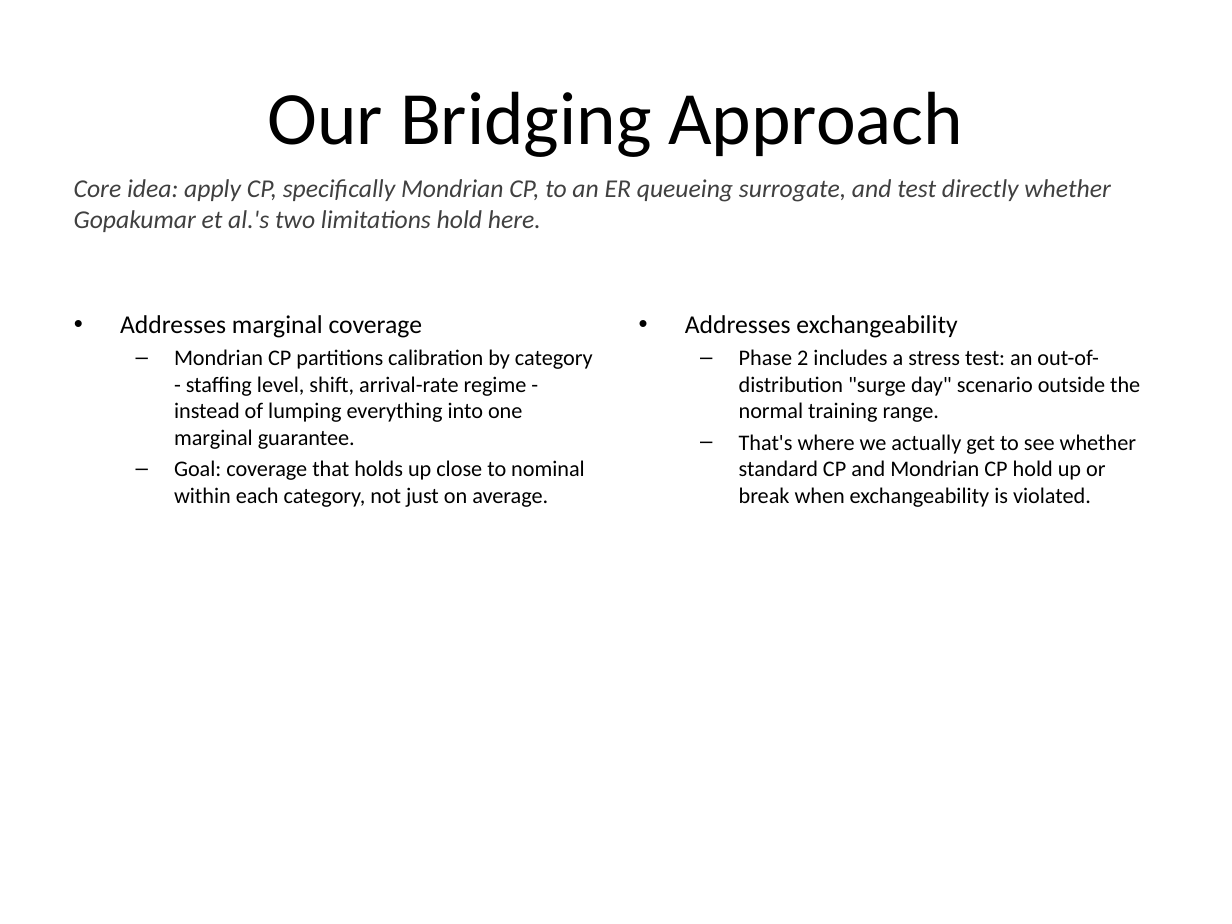
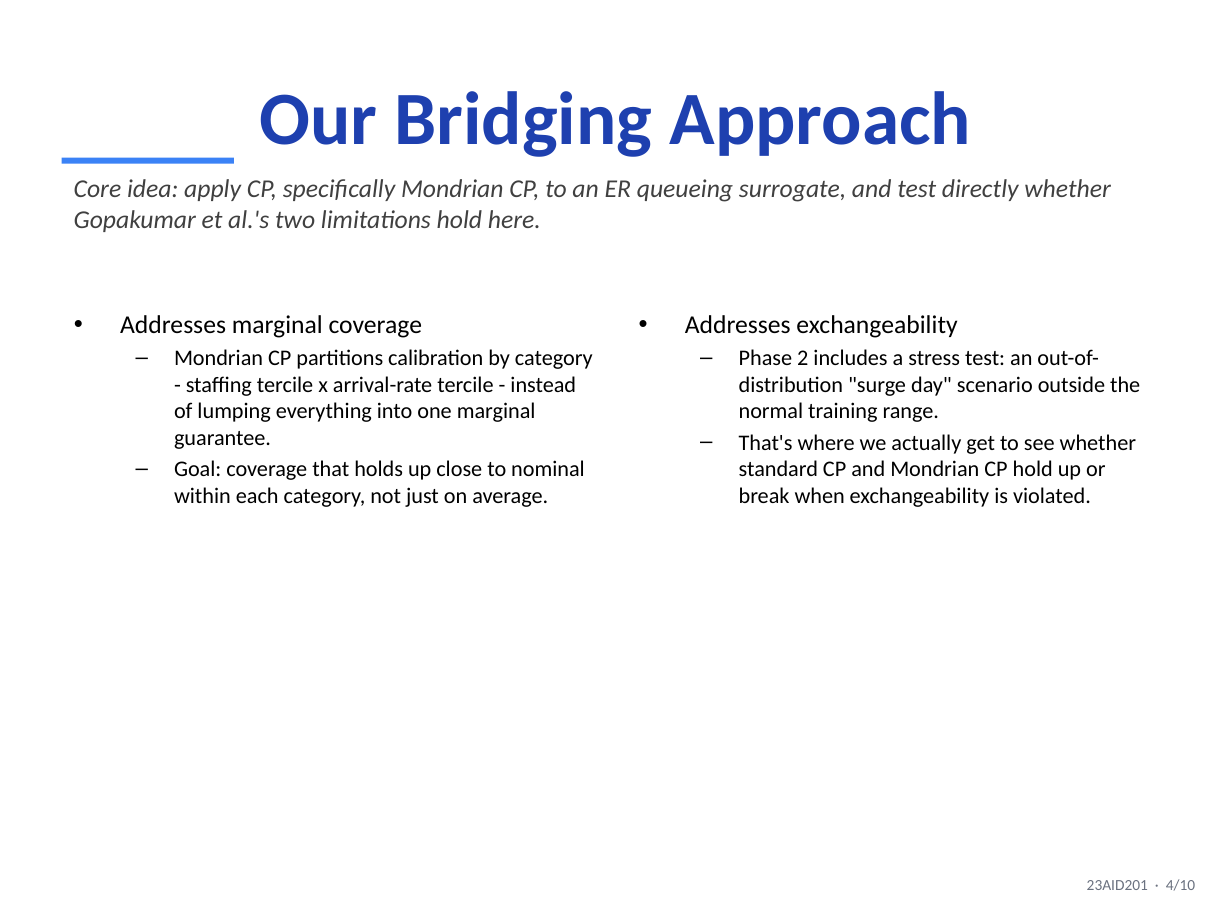
Before and after one commit to DUNE-ODYSSEY/Mondrian-Conformal-Prediction-On-Discrete-Event-Simulation, a slide deck: slide 4 of slides/mid_sem_presentation.pptx. Drawn at 1232x924 pixels with LibreOffice and Linux fonts; fonts in the diff are those of the drawing. Boxes give left, top, right and bottom in pixels: in the first picture for what was removed or moved away, otherwise in the second. Text is boxed around its words. In the diff, an @@ line names an element or a change of style, - is before the commit and + after.

Commit message:
Style mid-sem PPT to match other decks; trim lit review; simplify Future Scope
Visual: applies the same color palette used in zeroth_review.pptx /
full_project_results.pptx (dark navy title slide, accent-blue titles/table
headers/accent bars, slide-number footer) instead of PowerPoint's untouched
default theme.

Literature review slide: trimmed to a focused core set (20 papers, down
from 30) across the same 5 categories, while keeping all 10 real-dataset
cross-check papers in full, per instruction that dataset-related papers
must stay. Only this slide is trimmed - the book's actual literature
review (Chapter 2, all 40 papers) is unchanged.

Future Scope slide: dropped the week-number column entirely per feedback;
now a plain bullet list of planned work. Also fixed a factual mismatch
with the book found while syncing: two slides described Mondrian CP's
partition as "staffing level, shift, arrival-rate regime," but the actual
implementation and book only partition by staffing tercile x arrival-rate
tercile (2 covariates, 9 cells) - no separate "shift" dimension. Fixed on
both the Bridging Approach and Future Scope slides.

```diff
--- a/slides/mid_sem_presentation.pptx
+++ b/slides/mid_sem_presentation.pptx
@@ title "Our Bridging Approach" at [260, 91, 970, 157]: text colour #000000 to #1E40AF, bold on @@
@@ rectangle added at [62, 158, 234, 164], fill #3B82F6 @@
@@ text at [174, 349, 593, 449]: text changed @@
-  – Mondrian CP partitions calibration by category - staffing level, shift, arrival-rate regime - instead of lumping everything into one marginal guarantee.
+  – Mondrian CP partitions calibration by category - staffing tercile x arrival-rate tercile - instead of lumping everything into one marginal guarantee.
@@ text added at [1087, 879, 1195, 891], 9 pt, text #6B7280 @@
+23AID201 · 4/10
```
Also in this commit, not shown: 9 other slides changed, 1 other file.
